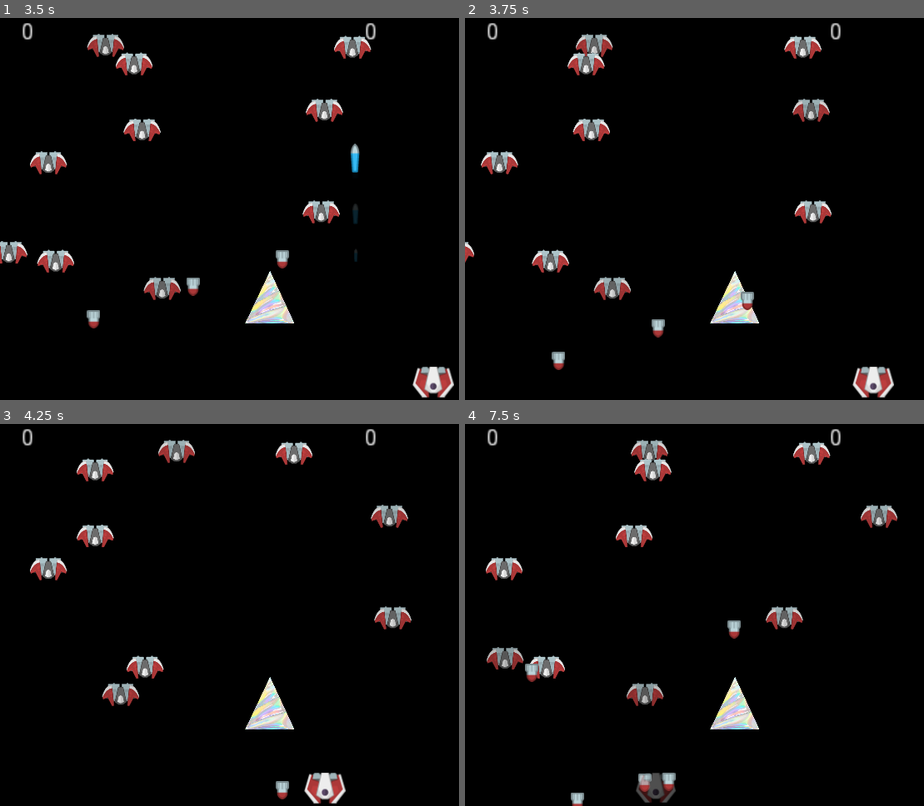
Above: before the commit, frames 1-4 (two rows, left to right).
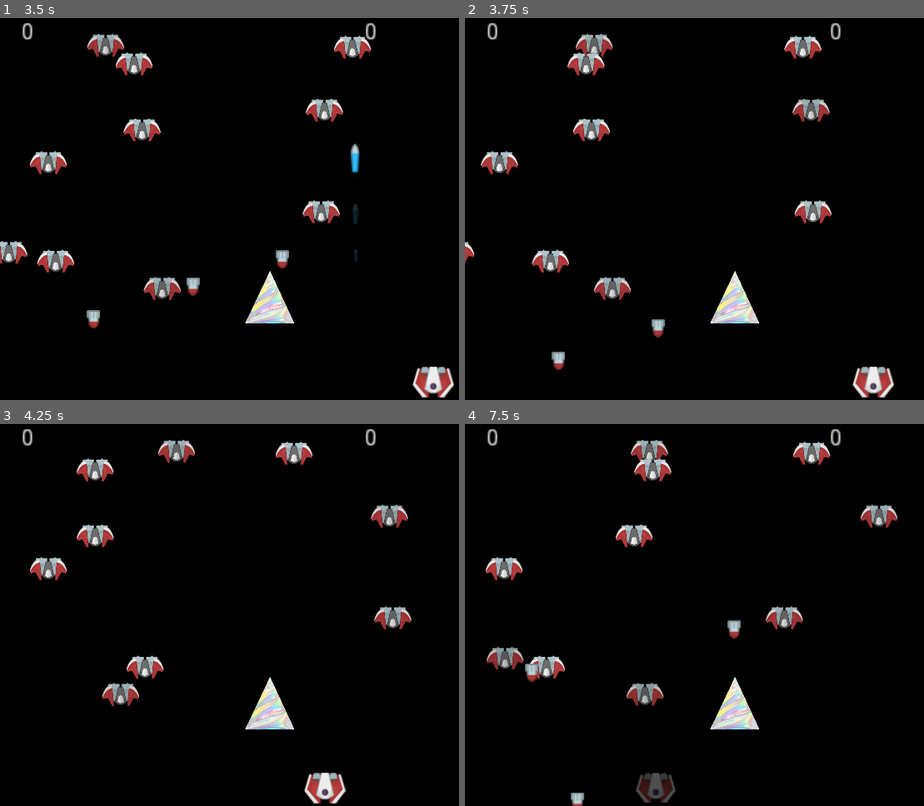
Above: after the commit, the same moments.

Repository: danboid/VGAces
Game: Godot game, scene res://Main.tscn
The game is run twice, just before and just after one commit, with the same random seed, the same clock (stepped at 60 frames per second) and the same inputs.
Inputs:
- Up to frame 1 (3.5 s): hold Right (ui_right) 0.53-1.28 s; tap Space (ui_select) at 0.77, 1.52, 3.02 s; hold Left (ui_left) 1.28-2.03 s; hold Right (ui_right) from 2.03 s (still down)
- Up to frame 2 (3.75 s): release Right (ui_right) at 3.53 s; hold Left (ui_left) from 3.53 s (still down)
- Up to frame 3 (4.25 s): keep holding Left (ui_left); tap Space (ui_select) at 3.77 s
- Up to frame 4 (7.5 s): tap Space (ui_select) at 4.52, 6.02, 6.77 s; release Left (ui_left) at 5.78 s; hold Right (ui_right) from 5.78 s (still down)

Frame 1 is identical in both runs. In frame 2, 0.1% of the frame differs, in the area x 60-63%, y 71-77%; in frame 3, 0.1%; in frame 4, 0.2%, in the area x 37-46%, y 91-97%.

Commit message:
Add bomb collision detection

Diff:
--- a/Bomb.gd
+++ b/Bomb.gd
@@ -7,3 +7,7 @@
 	set_position(bombpos)
 	if bombpos.y > screensize.y:
 		queue_free()
+
+
+func _on_Bomb_area_entered(area):
+	queue_free()
--- a/Bomb.tscn
+++ b/Bomb.tscn
@@ -41,3 +41,5 @@
 
 frames = SubResource( 2 )
 animation = "default"
+
+[connection signal="area_entered" from="." to="." method="_on_Bomb_area_entered"]
--- /dev/null
+++ b/Widehorn.gd
@@ -0,0 +1,4 @@
+extends Area2D
+
+func _on_Widehorn_area_entered(area):
+	pass
--- a/Widehorn.tscn
+++ b/Widehorn.tscn
@@ -1,6 +1,7 @@
-[gd_scene load_steps=3 format=2]
+[gd_scene load_steps=4 format=2]
 
-[ext_resource path="res://img/widehorn.png" type="Texture" id=1]
+[ext_resource path="res://Widehorn.gd" type="Script" id=1]
+[ext_resource path="res://img/widehorn.png" type="Texture" id=2]
 
 [sub_resource type="ConvexPolygonShape2D" id=1]
 
@@ -16,6 +17,7 @@
 angular_damp = 1.0
 audio_bus_override = false
 audio_bus_name = "Master"
+script = ExtResource( 1 )
 __meta__ = {
 "_edit_group_": true
 }
@@ -31,3 +33,5 @@
 position = Vector2( 0.224678, 11.131 )
 scale = Vector2( 3.48942, 4.20238 )
 shape = SubResource( 1 )
+
+[connection signal="area_entered" from="." to="." method="_on_Widehorn_area_entered"]
Not shown: 1 places in Widehorn.tscn that only renumber resources
